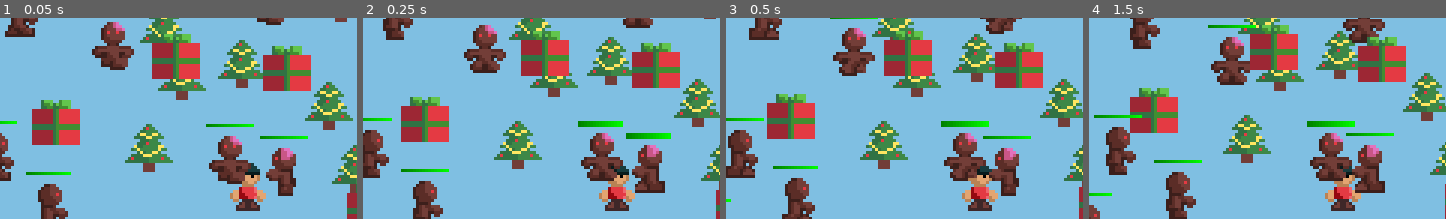
Above: before the commit, frames 1-4 (left to right).
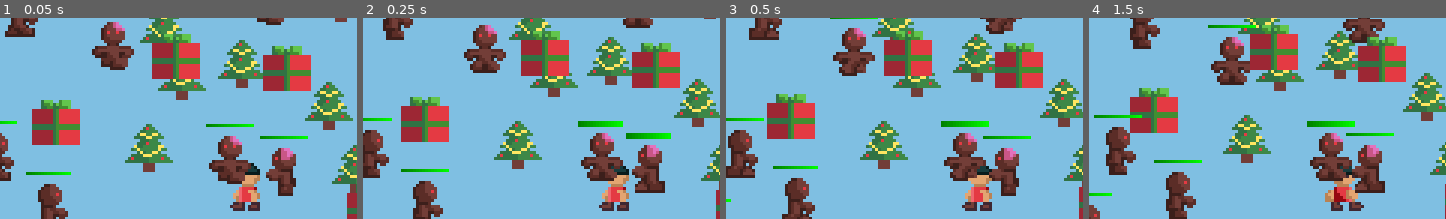
Above: after the commit, the same moments.

Repository: cznrhubarb/feliz-navidead
Game: Godot game, scene res://scn/TestScene.tscn
The game is run twice, just before and just after one commit, with the same random seed, the same clock (stepped at 60 frames per second) and the same inputs.
Inputs (mouse positions are % of the whole screen's width and height, from its top left):
- Up to frame 1 (0.05 s): no input
- Up to frame 2 (0.25 s): no input
- Up to frame 3 (0.5 s): no input
- Up to frame 4 (1.5 s): move the mouse to (72, 45) at 0.52 s; press the mouse at (72, 45) at 0.53 s; hold D (move_right) 0.53-1.28 s; move the mouse to (29, 55) at 1.27 s; release the mouse at (29, 55) at 1.28 s; hold S (move_down) from 1.28 s (still down); click (29, 55) at 1.35 s
The pictures show only the part of the screen within x 14-64%, y 9-59%; the shares and areas given below are measured in that part.

The runs differ from the first frame. In frame 1, 0.7% of the frame differs, in the area x 64-75%, y 72-97%; in frame 2, 0.7%; in frame 3, 0.8%, in the area x 66-77%, y 73-97%; in frame 4, 0.6%.
Error before the commit: Invalid set index 'playback_speed' (on base: 'null instance') with value of type 'int'. (res://src/Child.gd:86)

Commit message:
Updating Speed Based Animation, and setting speed in Child.gd instead of TestScene

Diff:
--- a/scn/TestScene.tscn
+++ b/scn/TestScene.tscn
@@ -1,18 +1,13 @@
-[gd_scene load_steps=11 format=2]
+[gd_scene load_steps=8 format=2]
 
-[ext_resource path="res://src/Child.gd" type="Script" id=1]
-[ext_resource path="res://img/Boy .PNG" type="Texture" id=2]
-[ext_resource path="res://src/TreeFactory.gd" type="Script" id=3]
-[ext_resource path="res://src/GingerFactory.gd" type="Script" id=4]
-[ext_resource path="res://scn/Gift.tscn" type="PackedScene" id=5]
-[ext_resource path="res://src/GiftFactory.gd" type="Script" id=6]
-[ext_resource path="res://UI/GameHud.tscn" type="PackedScene" id=7]
-[ext_resource path="res://scn/CurseBag.gd" type="Script" id=8]
+[ext_resource path="res://scn/Child.tscn" type="PackedScene" id=1]
+[ext_resource path="res://src/TreeFactory.gd" type="Script" id=2]
+[ext_resource path="res://src/GingerFactory.gd" type="Script" id=3]
+[ext_resource path="res://scn/Gift.tscn" type="PackedScene" id=4]
+[ext_resource path="res://src/GiftFactory.gd" type="Script" id=5]
+[ext_resource path="res://UI/GameHud.tscn" type="PackedScene" id=6]
 
 [sub_resource type="TileSet" id=1]
-
-[sub_resource type="RectangleShape2D" id=2]
-extents = Vector2( 4.47797, 5.13091 )
 
 [node name="TestScene" type="Node2D"]
 
@@ -22,41 +17,18 @@
 
 [node name="YSort" type="YSort" parent="."]
 
-[node name="Child" type="KinematicBody2D" parent="YSort"]
-position = Vector2( 111.772, 71.6002 )
-collision_layer = 16
-collision_mask = 13
-script = ExtResource( 1 )
-__meta__ = {
-"_edit_group_": true
-}
-Speed = 100
-
-[node name="CollisionShape2D" type="CollisionShape2D" parent="YSort/Child"]
-position = Vector2( 0.128685, 2.76682 )
-shape = SubResource( 2 )
-
-[node name="Sprite" type="Sprite" parent="YSort/Child"]
-texture = ExtResource( 2 )
-
-[node name="Camera2D" type="Camera2D" parent="YSort/Child"]
-current = true
-smoothing_enabled = true
-smoothing_speed = 10.0
+[node name="Child" parent="YSort" instance=ExtResource( 1 )]
 
 [node name="TreeFactory" type="Node" parent="YSort"]
+script = ExtResource( 2 )
+
+[node name="GingerFactory" type="Node" parent="YSort"]
 script = ExtResource( 3 )
 
-[node name="GingerFactory" type="Node" parent="YSort"]
-script = ExtResource( 4 )
-
-[node name="Gift" parent="YSort" instance=ExtResource( 5 )]
+[node name="Gift" parent="YSort" instance=ExtResource( 4 )]
 position = Vector2( 44.0905, 50.2223 )
 
 [node name="GiftFactory" type="Node" parent="YSort"]
-script = ExtResource( 6 )
+script = ExtResource( 5 )
 
-[node name="GameHud" parent="." instance=ExtResource( 7 )]
-
-[node name="CurseBag" type="Node" parent="."]
-script = ExtResource( 8 )
+[node name="GameHud" parent="." instance=ExtResource( 6 )]
--- a/src/Child.gd
+++ b/src/Child.gd
@@ -1,6 +1,6 @@
 extends KinematicBody2D
 
-export var Speed = 300
+var Speed = 100
 var type = "child"
 
 var game_hud
@@ -81,7 +81,7 @@
 
 func updateAnimation():
 	if is_moving:
-		anim_player.playback_speed = 1
+		anim_player.playback_speed = Speed/100.0
 	else:
 		anim_player.playback_speed = 0
 
